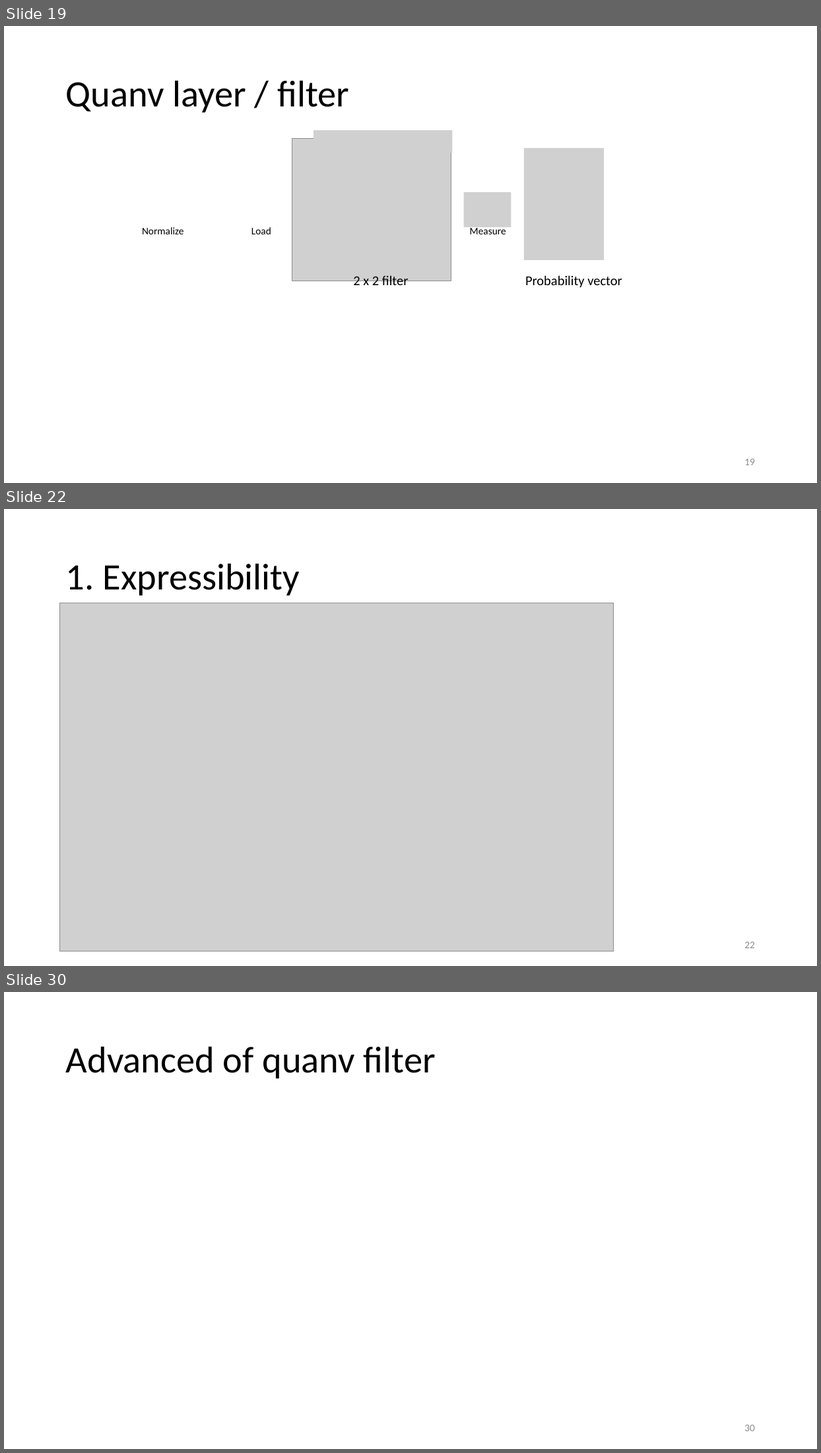
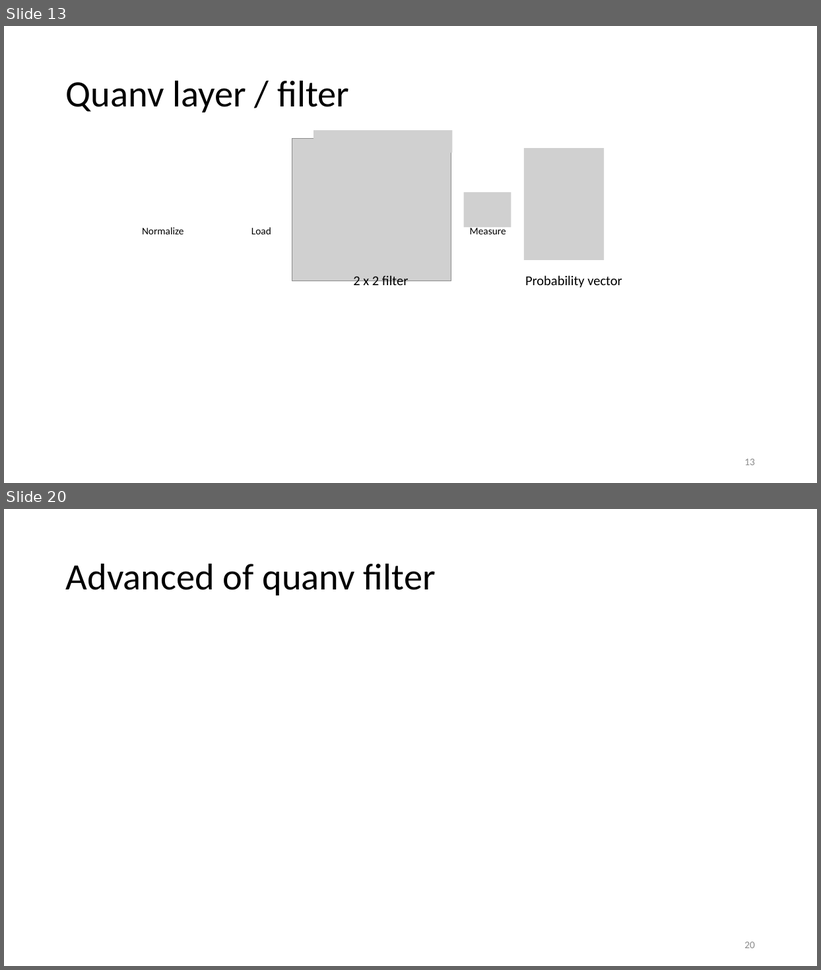
Before and after one commit to vutuanhai237/DynamicQNN, a slide deck: thesis/Quanvolutional neural network.pptx. Shown one above the other, each under a label of ours: slides 19, 22 and 30 before the commit, slides 13 and 20 after it; the slides between them are not shown. The pictures are 821x1453 and 821x970 pixels, drawn with LibreOffice and Linux fonts; fonts in the diff are those of the drawing; grey boxes stand for pictures. Boxes give left, top, right and bottom in pixels: in the first picture for what was removed or moved away, otherwise in the second. Text is boxed around its words. In the diff, an @@ line names an element or a change of style, - is before the commit and + after.

```diff
--- a/thesis/Quanvolutional neural network.pptx
+++ b/thesis/Quanvolutional neural network.pptx
@@ slide 22 removed at [4, 509, 817, 966], background #FFFFFF @@
@@ title removed at [66, 563, 300, 595] @@
-1. Expressibility
@@ picture removed at [60, 603, 614, 952] @@
@@ page number removed at [745, 942, 755, 949] @@
-22
@@ what was slide 19 is now slide 13 @@
@@ page number at [745, 459, 755, 466]: text changed @@
-19
+13
@@ what was slide 30 is now slide 20 @@
```
Also in this commit, not shown: 12 slides changed, 3 slides added, 9 other slides removed.
